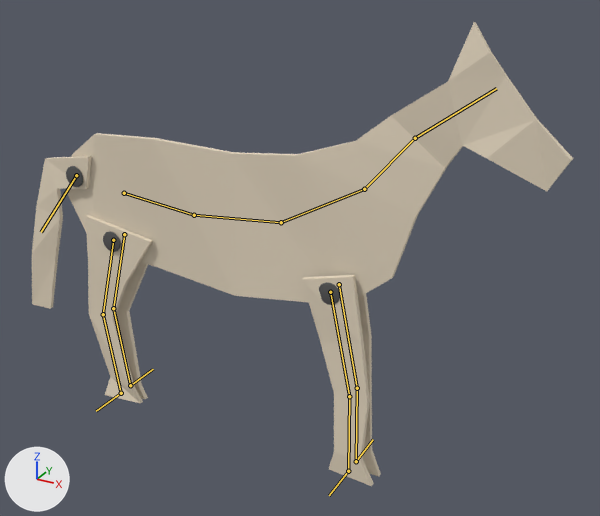
Two versions of the Blender file blends/horse.blend, one commit apart.
Camera for both pictures: a 50 mm lens placed at (2.68, -3.95, 3.39), pointed at (0.43, 0.14, 1.34). Arrows for +X, +Y and +Z are at lower left; the lights stay in place. The bones that bend it are drawn over the model as lines.

Objects in the first picture: 'Plane', 'pin', 'pin.001', 'pin.002'.
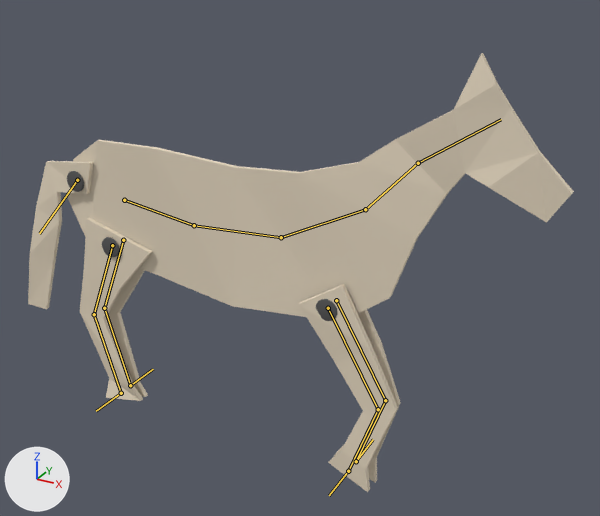
Commit message: Horse has idle

The newer file adds an action. The first version stands in its rest pose; the second is drawn at frame 1 of the action 'idle'.

Pixel boxes [x1, y1, x2, y2] of what changed, in the pictures (600 x 516 px):
'Plane', posed
    before: [32, 22, 573, 486]
    after: [28, 53, 574, 492]
'pin.001', posed
    before: [103, 231, 121, 252]
    after: [102, 237, 119, 257]
'pin.002', posed
    before: [66, 166, 83, 187]
    after: [67, 171, 84, 192]
bone 'Bone', root to tip
    before: (124, 193) to (194, 215)
    after: (124, 200) to (194, 225)

The change in detail:
Bone 'Bone' (bone_bone) moves from (0.0, 0.0, 0.0) to (0.047, 0.004, 0.0).
Bone 'Bone' (bone_bone) turns from (0, 0, 0) to (0, 0, -2) degrees about its own x, y and z.
